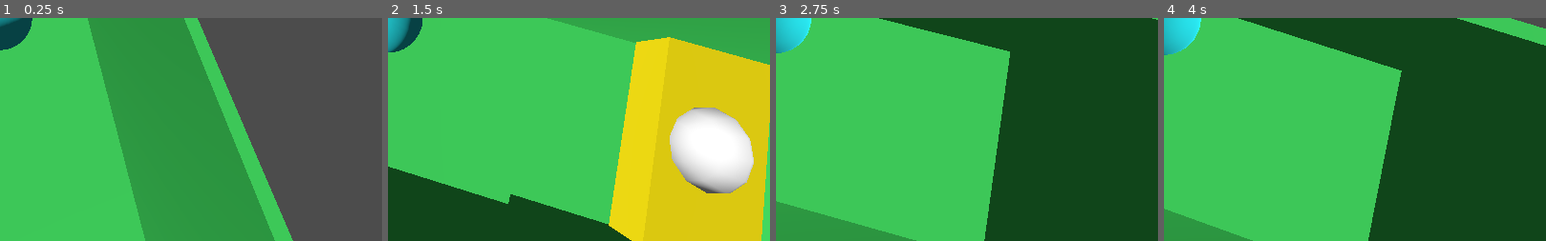
Above: before the commit, frames 1-4 (left to right).
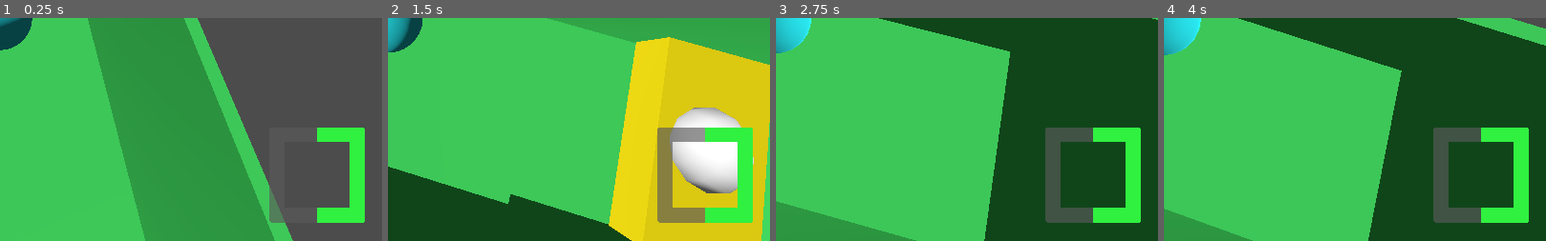
Above: after the commit, the same moments.

Repository: jonathan-santos/slimiana-jones
Game: Godot game, scene res://scenes/main.tscn
The game is run twice, just before and just after one commit, with the same random seed, the same clock (stepped at 60 frames per second) and the same inputs.
Inputs:
- Up to frame 1 (0.25 s): no input
- Up to frame 2 (1.5 s): hold D (move_right) 0.53-1.28 s; tap Shift (impulse) at 0.6, 1.35 s; tap Space (jump) at 0.77 s; hold S (move_down) from 1.28 s (still down)
- Up to frame 3 (2.75 s): tap Space (jump) at 1.52 s; release S (move_down) at 2.03 s; hold D (move_right) from 2.03 s (still down); tap Shift (impulse) at 2.1 s
- Up to frame 4 (4 s): release D (move_right) at 2.78 s; hold W (move_up) 2.78-3.53 s; tap Shift (impulse) at 2.85, 3.6 s; tap Space (jump) at 3.02, 3.77 s; hold A (move_left) from 3.53 s (still down)
The pictures show only the part of the screen within x 50-100%, y 50-100%; the shares and areas given below are measured in that part.

The runs differ from the first frame. In frame 1, 3.2% of the frame differs, in the area x 70-96%, y 49-92%; in frame 2, 5.7%; in frame 3, 5.7%; in frame 4, 5.7%.

Commit message:
Created hud scene with the impulse meter inside, added impulse_meter image and project

Diff:
--- /dev/null
+++ b/scenes/hud.tscn
@@ -0,0 +1,24 @@
+[gd_scene load_steps=2 format=2]
+
+[ext_resource path="res://textures/impulse_meter.png" type="Texture" id=1]
+
+[node name="HUD" type="CanvasLayer"]
+
+[node name="ImpulseMeter" type="TextureProgress" parent="."]
+anchor_left = 1.0
+anchor_top = 1.0
+anchor_right = 1.0
+anchor_bottom = 1.0
+margin_left = -151.5
+margin_top = -153.0
+margin_right = -23.5
+margin_bottom = -25.0
+value = 50.0
+texture_under = ExtResource( 1 )
+texture_progress = ExtResource( 1 )
+fill_mode = 4
+tint_under = Color( 0.352941, 0.352941, 0.352941, 0.658824 )
+tint_progress = Color( 0.192157, 0.945098, 0.254902, 1 )
+__meta__ = {
+"_edit_use_anchors_": false
+}
--- a/scenes/main.tscn
+++ b/scenes/main.tscn
@@ -1,12 +1,15 @@
-[gd_scene load_steps=6 format=2]
+[gd_scene load_steps=7 format=2]
 
 [ext_resource path="res://materials/object.tres" type="Material" id=1]
 [ext_resource path="res://materials/objective.tres" type="Material" id=2]
 [ext_resource path="res://scenes/slimiana_jones.tscn" type="PackedScene" id=3]
 [ext_resource path="res://scripts/camera.gd" type="Script" id=4]
+[ext_resource path="res://scenes/hud.tscn" type="PackedScene" id=5]
 [ext_resource path="res://scenes/objective_warp.tscn" type="PackedScene" id=6]
 
 [node name="Main" type="Spatial"]
+
+[node name="HUD" parent="." instance=ExtResource( 5 )]
 
 [node name="Scenario" type="Spatial" parent="."]
 
Binary file added: textures/impulse_meter.png
Not shown, added: textures/impulse_meter.png.import
Not shown, added: textures/impulse_meter.pxo
